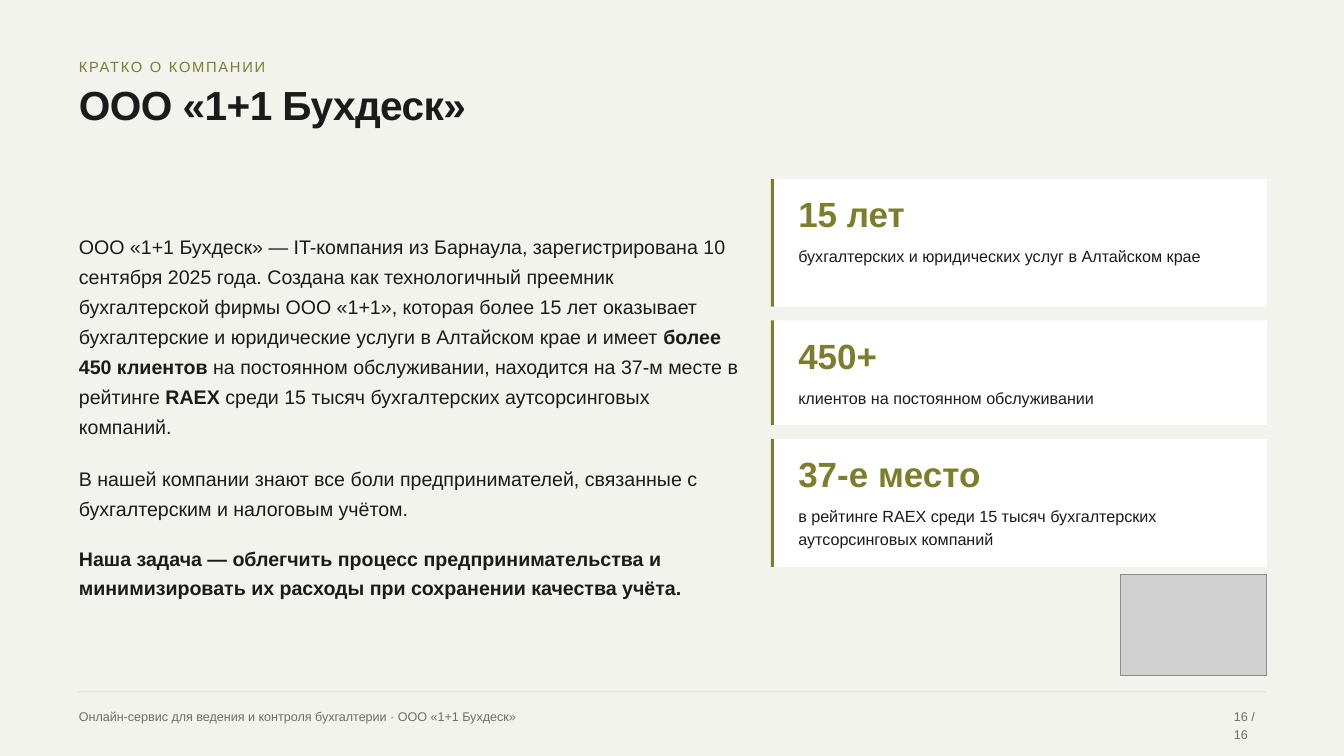
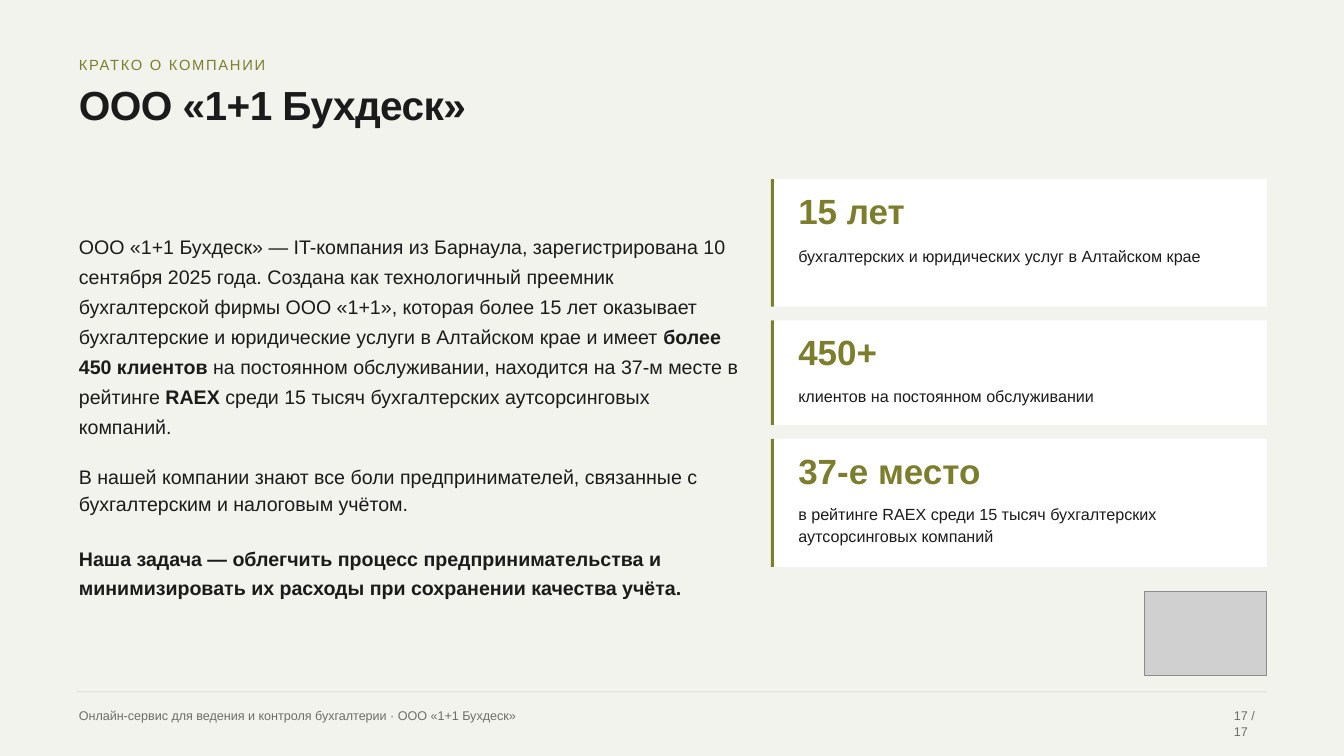
Before and after one commit to fagencymarketing-coder/Content, a slide deck: slide 17 of 05-content/prezentacii/grant-buhdesk/prezentaciya-grant-buhdesk-final.pptx (slide 16 before the commit). Drawn at 1344x756 pixels with LibreOffice and Linux fonts; fonts in the diff are those of the drawing; grey boxes stand for pictures. Boxes give left, top, right and bottom in pixels: in the first picture for what was removed or moved away, otherwise in the second. Text is boxed around its words. In the diff, an @@ line names an element or a change of style, - is before the commit and + after.

```diff
--- a/05-content/prezentacii/grant-buhdesk/prezentaciya-grant-buhdesk-final.pptx
+++ b/05-content/prezentacii/grant-buhdesk/prezentaciya-grant-buhdesk-final.pptx
@@ text "КРАТКО О КОМПАНИИ" at [131,59,142,70]: line spacing 1.14 to 1.04 @@
@@ text "клиентов на постоянном обслуживании" at [798,390,1094,406]: line spacing 1.21 to 1.11 @@
@@ text "В нашей компании знают все ..." at [79,469,697,515]: line spacing 1.28 to 1.18 @@
@@ line spacing 0.82 to 0.72 in 3 elements at [798,200,905,225], [798,340,877,366], [798,459,980,485] @@
@@ text "в рейтинге RAEX среди 15 ..." at [798,508,1156,546]: line spacing 1.21 to 1.11 @@
@@ picture: place and size @@
-picture at [1120,575,1267,675]
+picture at [1144,591,1267,675]
@@ text at [1234,711,1248,736]: text changed @@
-16 / 16
+17 / 17
```
Also in this commit, not shown: 15 other slides changed, 1 slide added, 1 other file.
